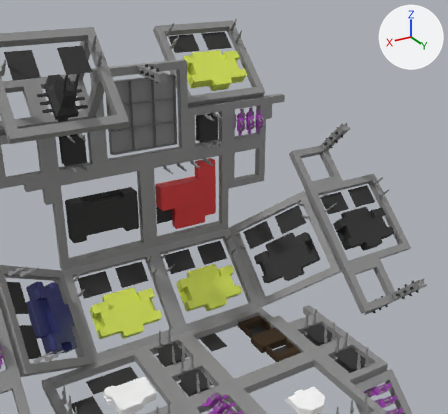
One commit to the glTF model StarbaseAtlasProjectOrigin.glb: the scene before it, then after it.
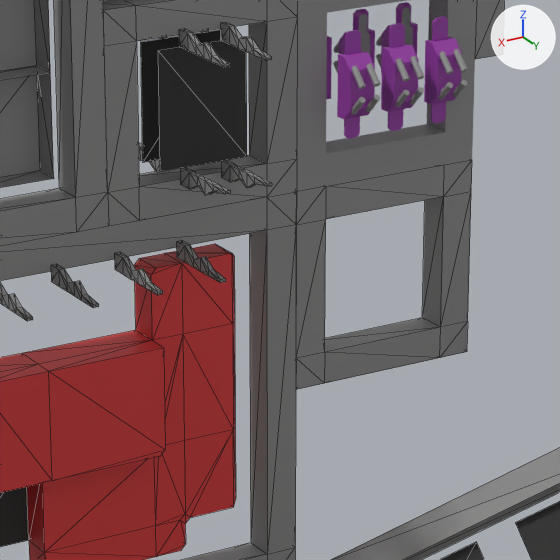
Each version appears first from a 50 mm lens placed at (838.0, 1795.0, 1086.0), pointed at (-419.0, -301.0, 39.0), and next in a close-up on the part from 37% to 63% of the width and 26% to 54% of the height. Every picture has the same lights, and +X, +Y and +Z are marked at upper right. The close-ups show mesh edges as thin lines. Where no turn or scale is listed for an object, it has been applied to the vertices.

Objects in the first close-up: 'Block_Ore_Dropoff.001', 'Block_Player_Ship_Shop_OKI.001', 'Block_Ship_Shop.001', 'Quarter_Block.158', 'Quarter_Block_Quarter.006', 'Quarter_Block_Refuel.005', 'Quarter_Block_Towers.035'.
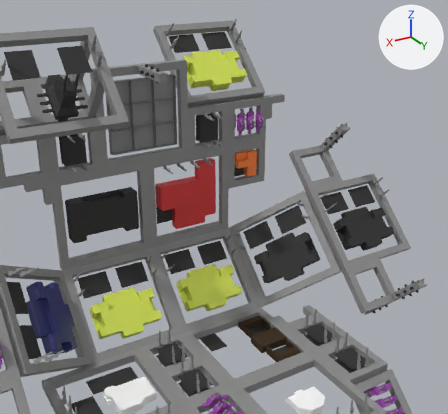
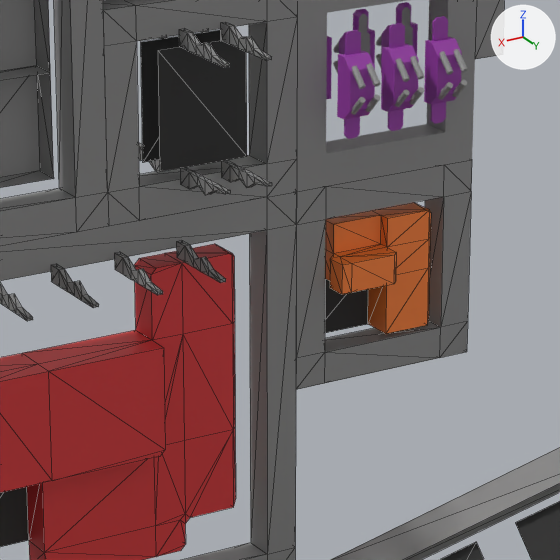
What changed in the scene script:
```text
Add mat_orange:
    mat_orange = principled_material('Orange')
    mat_orange.base_color = (1.0, 0.232, 0.0384)  # orange #ff8437
Add me_cube_025:
    me_cube_025.from_pydata(...)  # 76 vertices, 147 faces; spans x -185.0..0.0, y -185.0..0.0, z -30.0..20.0
    # faces by material slot: [64, 80, 3]
    me_cube_025.materials.append(mat_gray)  # grey #8f8f8f
    me_cube_025.materials.append(mat_orange)  # orange #ff8437
    me_cube_025.materials.append(mat_black)  # black #2d2d2d
Change ob_quarter_block_158:
    ob_quarter_block_158: bpy.data.objects.new('Quarter_Block.158', me_cube_007) -> bpy.data.objects.new('Quarter_Block.158', me_cube_025)
    ob_quarter_block_158.location: (-445.2, -308.5, 115.2) -> (-630.2, -308.5, 300.2)
    ob_quarter_block_158.rotation_euler: (-1.571, 0.0, 0.0) -> (1.571, 0.0, -3.142)  # degrees (-90, 0, 0) -> degrees (90, 0, -180)
```

Boxes (x1, y1, x2, y2) around the edits, measured in the close-ups (560 x 560 px):
'Quarter_Block.158', reshaped, moved, turned: (296, 160, 472, 390) in both
